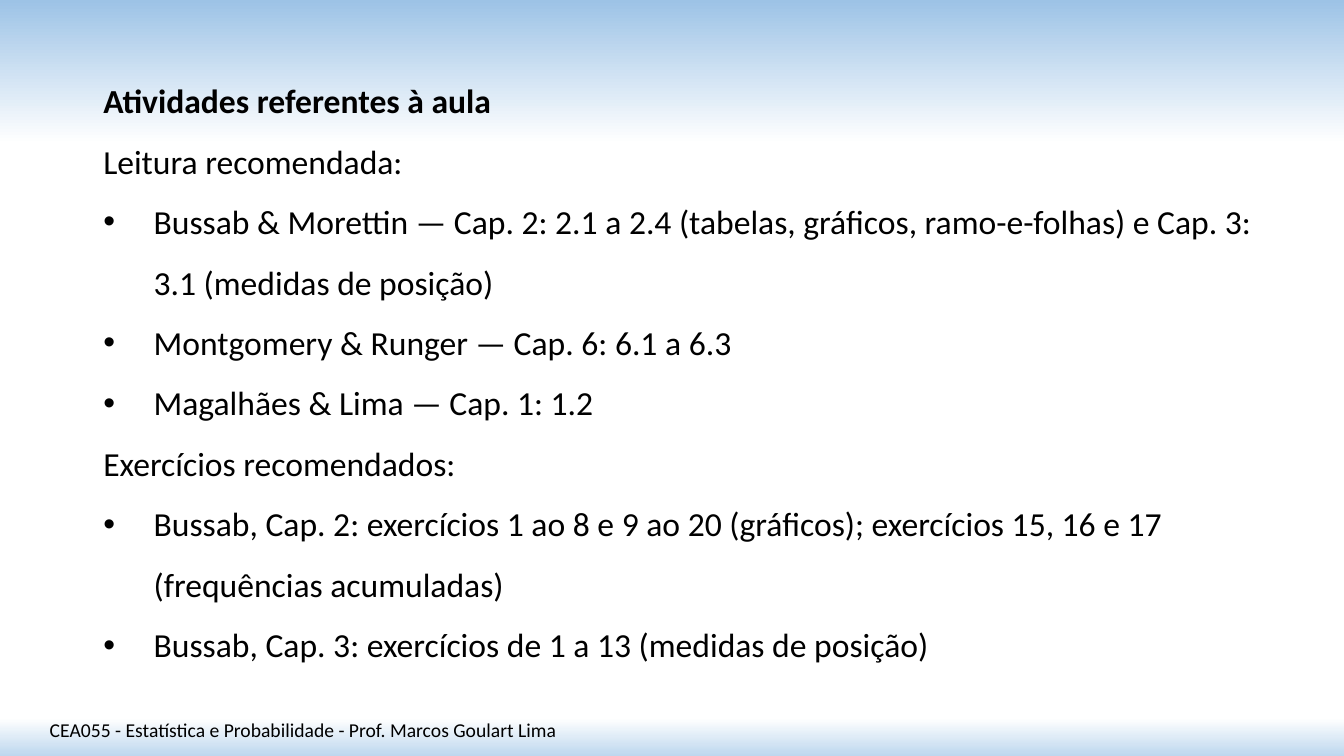
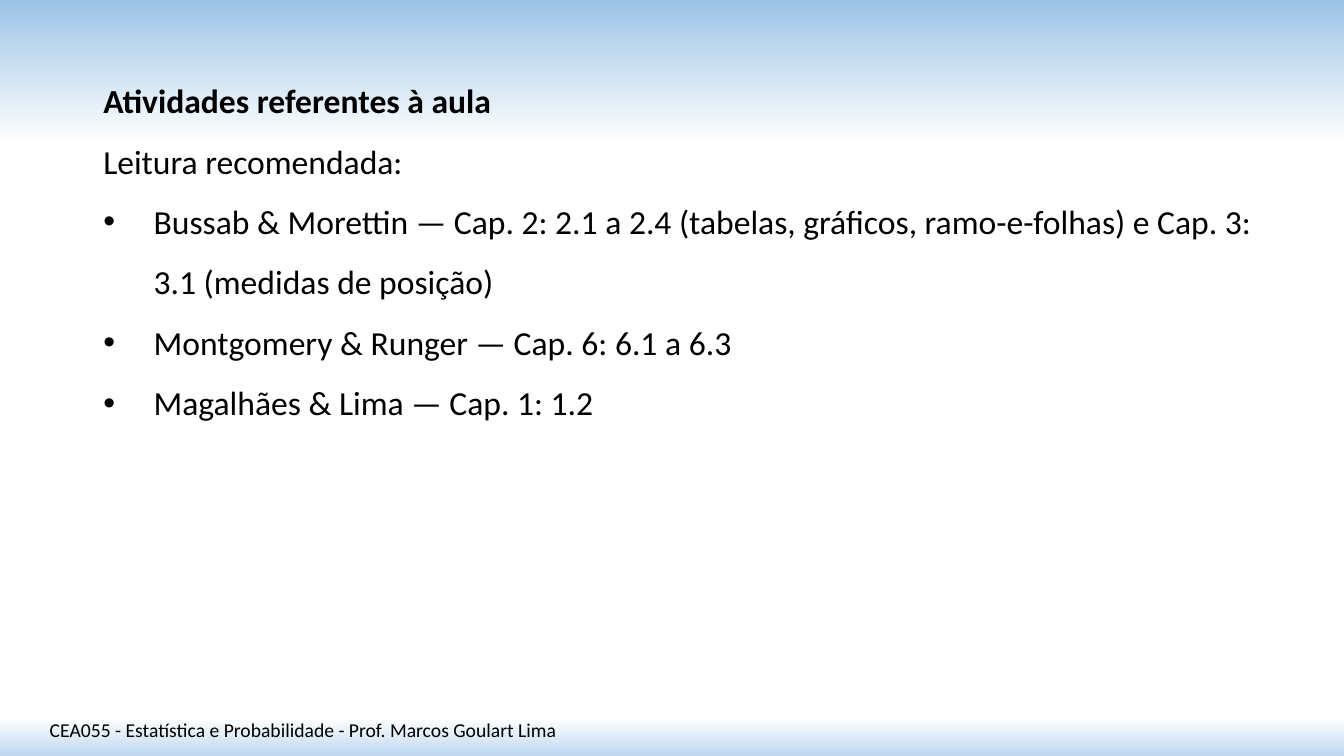
Before and after one commit to matmarcos/minhas-aulas, a slide deck: slide 34 of content/2026-2/cea055-estatistica-probabilidade/01-estatistica-descritiva-i/Aula_01_Estatistica_Descritiva_I.pptx. Drawn at 1344x756 pixels with LibreOffice and Linux fonts; fonts in the diff are those of the drawing. Boxes give left, top, right and bottom in pixels: in the first picture for what was removed or moved away, otherwise in the second. Text is boxed around its words. In the diff, an @@ line names an element or a change of style, - is before the commit and + after.

```diff
--- a/content/2026-2/cea055-estatistica-probabilidade/01-estatistica-descritiva-i/Aula_01_Estatistica_Descritiva_I.pptx
+++ b/content/2026-2/cea055-estatistica-probabilidade/01-estatistica-descritiva-i/Aula_01_Estatistica_Descritiva_I.pptx
@@ text at [103,452,1162,663]: paragraphs removed @@
-Exercícios recomendados:
-• Bussab, Cap. 2: exercícios 1 ao 8 e 9 ao 20 (gráficos); exercícios 15, 16 e 17 (frequências acumuladas)
-• Bussab, Cap. 3: exercícios de 1 a 13 (medidas de posição)
```
Also in this commit, not shown: 2 other slides changed, 1 slide added, 19 other files.
